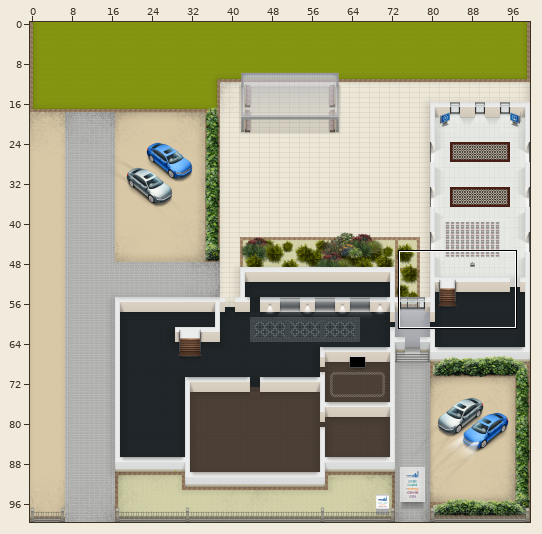
Two states of a Tiled map (JSON), map.tmj. Above: a wide view before the commit, with the close-up outlined.
Close-up. The starting point:
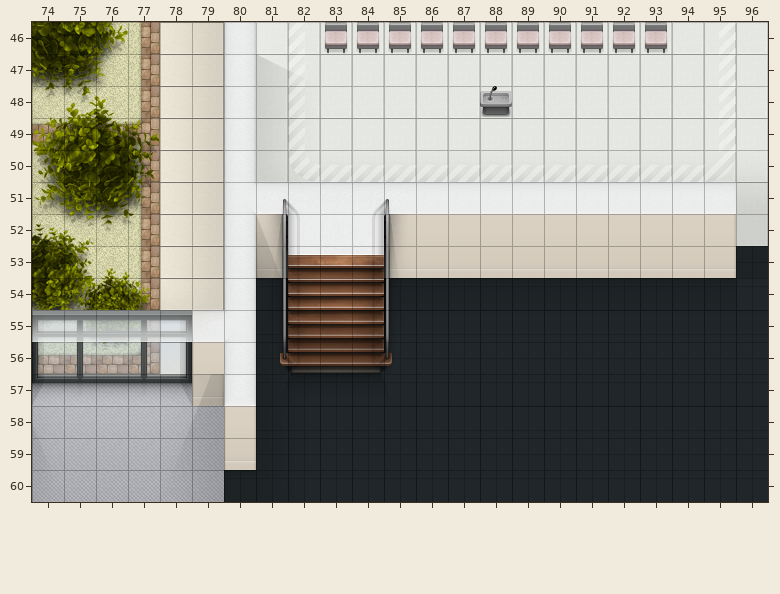
Cells are 32x32 px. Shown: x 74..96, y 46..60.
Once edited:
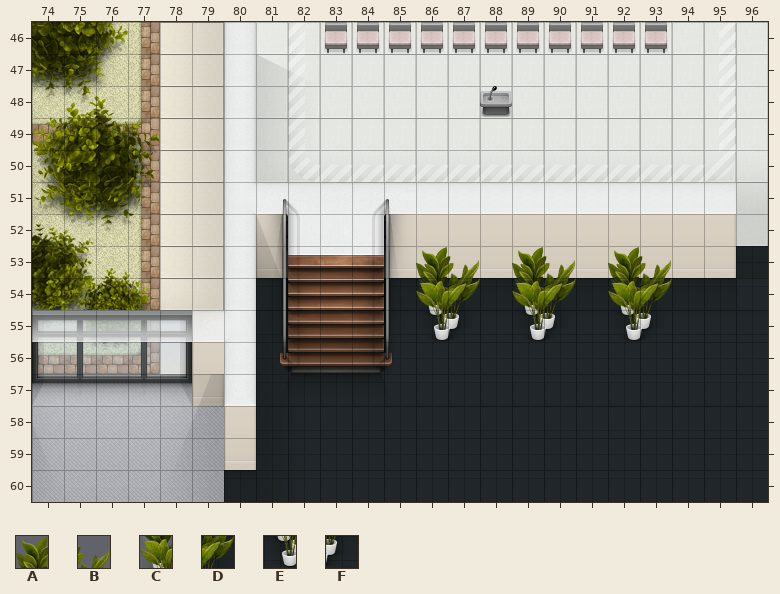
Key: from "i-unitgroup-Map-Textruren": A 2171, B 2172, C 2211, D 2212, E 2251, F 2252.
_ is an empty cell.
Tiles of an added or newly shown layer are drawn over the layers below it.
See-through tiles are keyed as they look on the map.
The exact change:
{"where": "layer \"furniture/plants\" (added)"}
{"y":53,"x":86,"old":"__","new":"AB"}
{"y":53,"x":89,"old":"__","new":"AB"}
{"y":53,"x":92,"old":"__","new":"AB"}
{"y":54,"x":86,"old":"__","new":"CD"}
{"y":54,"x":89,"old":"__","new":"CD"}
{"y":54,"x":92,"old":"__","new":"CD"}
{"y":55,"x":86,"old":"__","new":"EF"}
{"y":55,"x":89,"old":"__","new":"EF"}
{"y":55,"x":92,"old":"__","new":"EF"}
